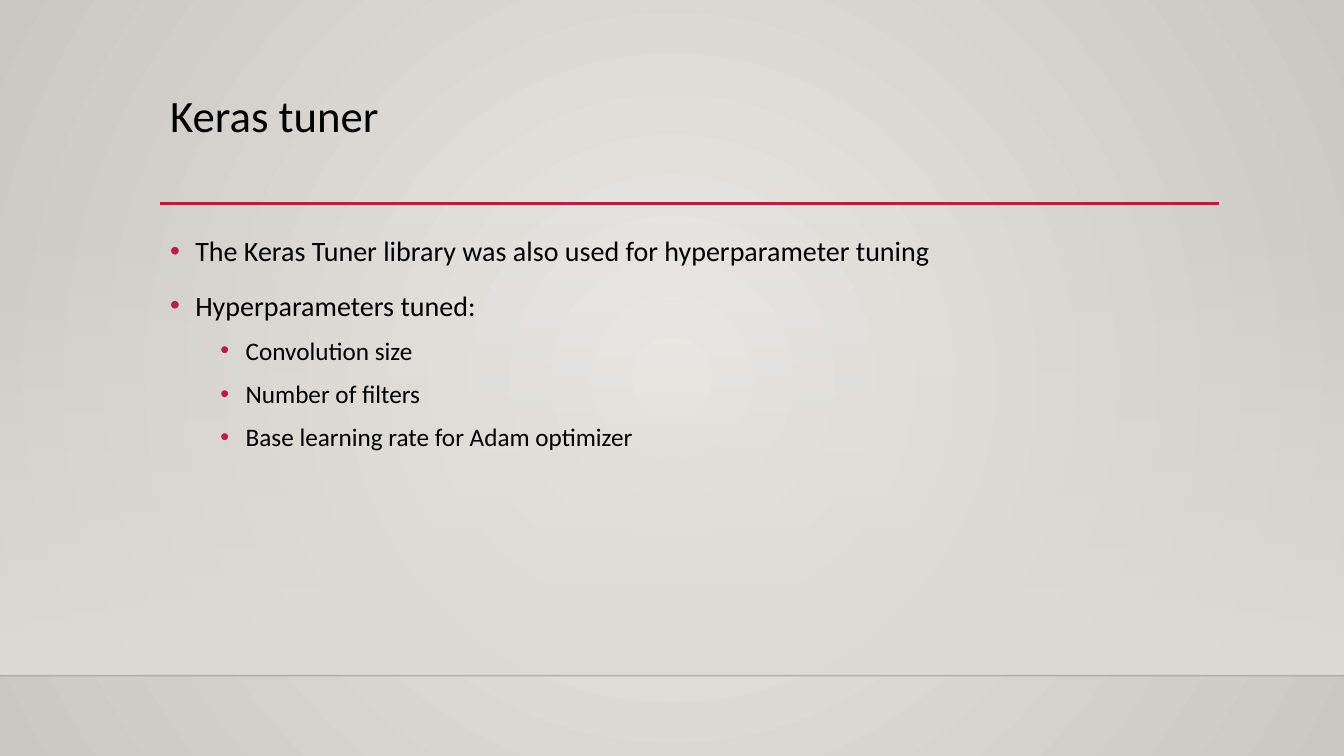
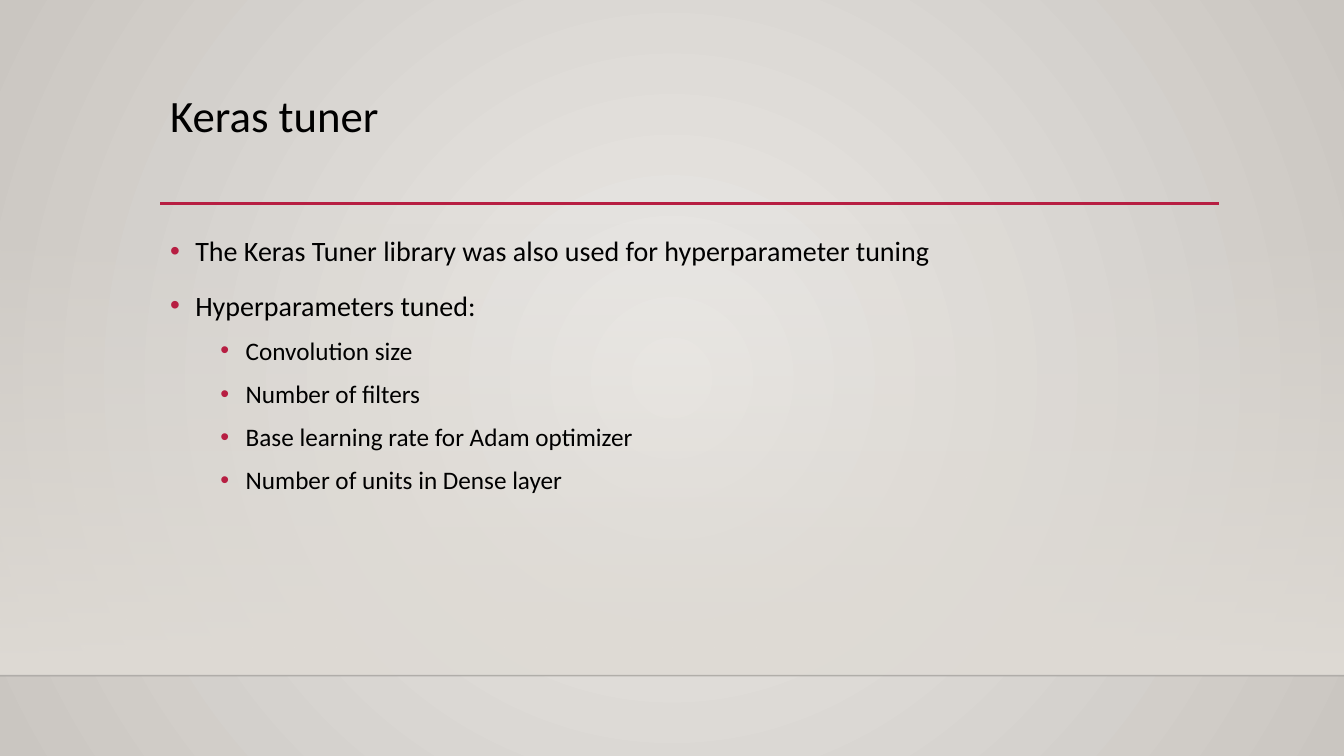
Before and after one commit to Kesterchia/Classifying-Chest-X-Rays, a slide deck: slide 14 of Identifying Covid-19 patients from Chest X-Rays.pptx. Drawn at 1344x756 pixels with LibreOffice and Linux fonts; fonts in the diff are those of the drawing; background and template pictures are left out. Boxes give left, top, right and bottom in pixels: in the first picture for what was removed or moved away, otherwise in the second. Text is boxed around its words. In the diff, an @@ line names an element or a change of style, - is before the commit and + after.

```diff
--- a/Identifying Covid-19 patients from Chest X-Rays.pptx
+++ b/Identifying Covid-19 patients from Chest X-Rays.pptx
@@ text at (246,471,562,493): paragraph added @@
+  • Number of units in Dense layer
```
Also in this commit, not shown: 6 other slides changed, 4 slides added, 2 slides removed, 1 other file.
